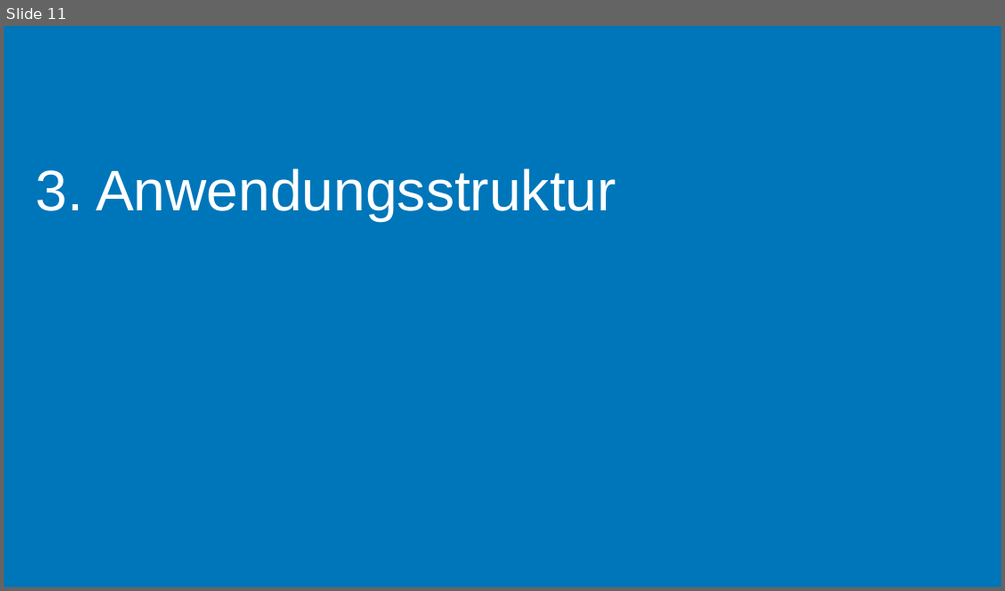
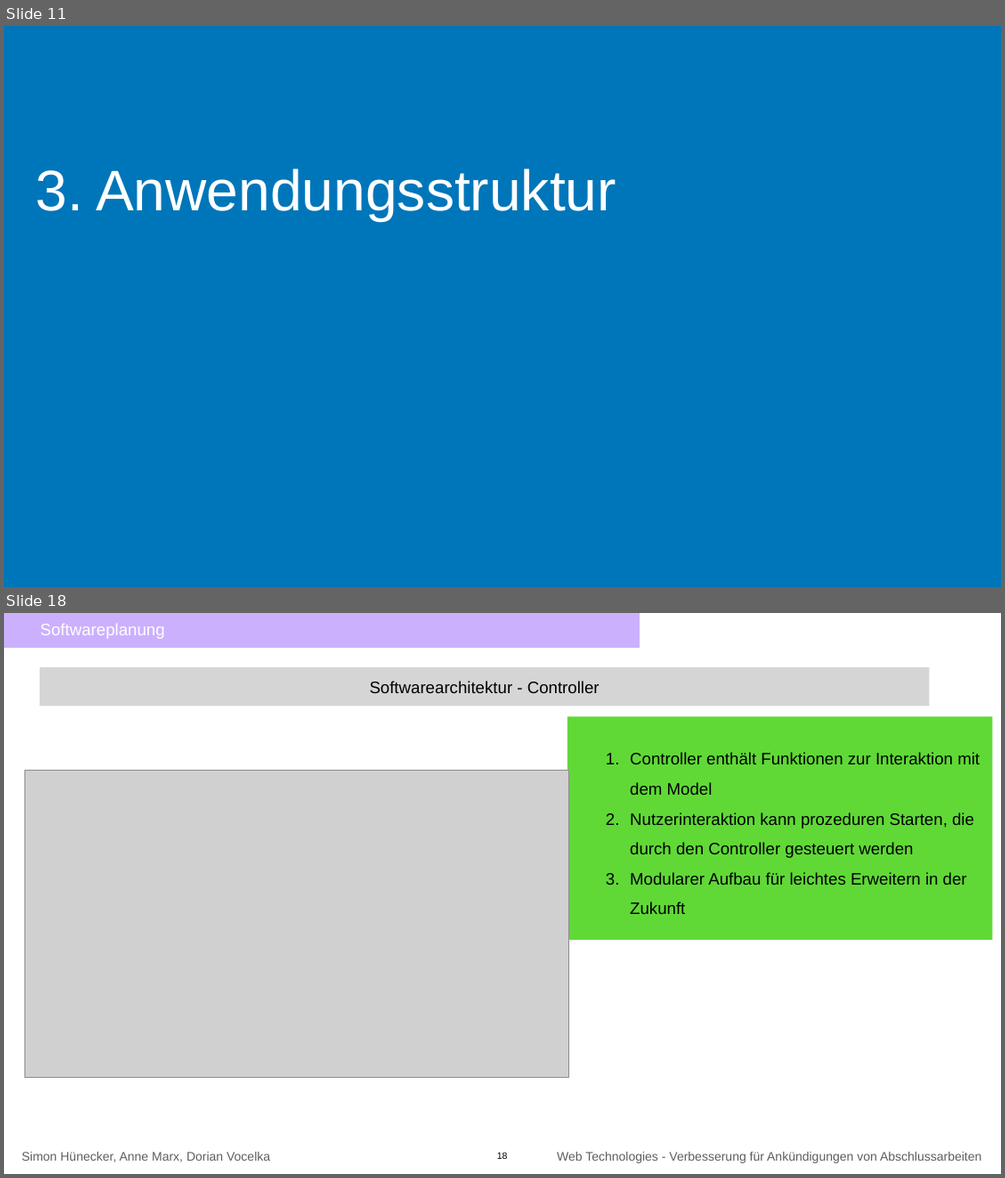
Before and after one commit to annenotarobot/WebTech-Assignemnt-3, a slide deck: documentation/Abgabefolien Assignement 2 (zusätzlichen Inhalt).pptx. Shown one above the other, each under a label of ours: slide 11 before the commit, slides 11 and 18 after it; the slides between them are not shown. The pictures are 1005x591 and 1005x1178 pixels, drawn with LibreOffice and Linux fonts; fonts in the diff are those of the drawing; grey boxes stand for pictures. Boxes give left, top, right and bottom in pixels: in the first picture for what was removed or moved away, otherwise in the second. Text is boxed around its words. In the diff, an @@ line names an element or a change of style, - is before the commit and + after.

```diff
--- a/documentation/Abgabefolien Assignement 2 (zusätzlichen Inhalt).pptx
+++ b/documentation/Abgabefolien Assignement 2 (zusätzlichen Inhalt).pptx
@@ slide 18 added at [4,613,1001,1174], background #FFFFFF @@
@@ rectangle added at [4,613,639,648], fill #8D52FD at 45% opacity, 32 pt, text #FFFFFF @@
+    Softwareplanung
@@ rectangle added at [40,667,929,706], fill #D5D5D5, 32 pt, text #000000 @@
+Softwarearchitektur - Controller
@@ rectangle added at [567,716,992,940], fill #60D937, 32 pt, text #000000 @@
+  1. Controller enthält Funktionen zur Interaktion mit dem Model
+  2. Nutzerinteraktion kann prozeduren Starten, die durch den Controller gesteuert werden
+  3. Modularer Aufbau für leichtes Erweitern in der Zukunft
@@ picture added at [24,771,568,1078] @@
@@ text added at [22,1151,270,1162], 24 pt, text #5E5E5E @@
+Simon Hünecker, Anne Marx, Dorian Vocelka
@@ page number added at [497,1151,508,1159], 18 pt, text #000000 @@
+18
@@ text added at [557,1151,981,1163], 24 pt, text #5E5E5E @@
+Web Technologies - Verbesserung für Ankündigungen von Abschlussarbeiten
```
Also in this commit, not shown: 7 other slides added.
